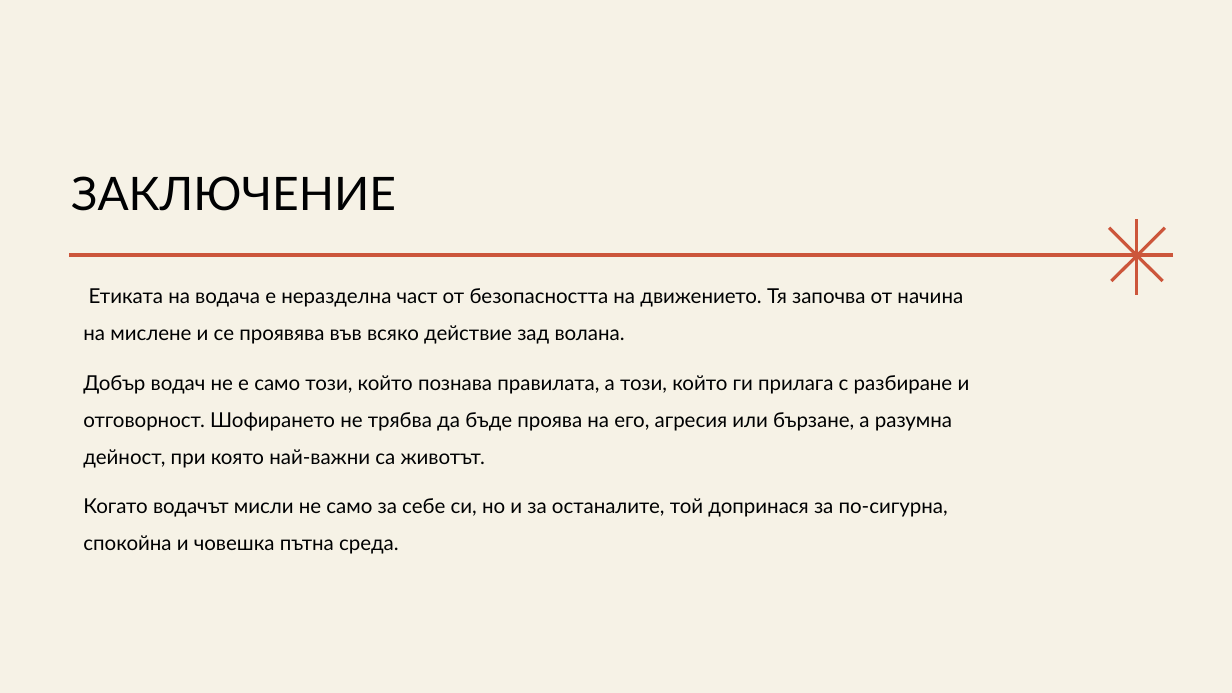
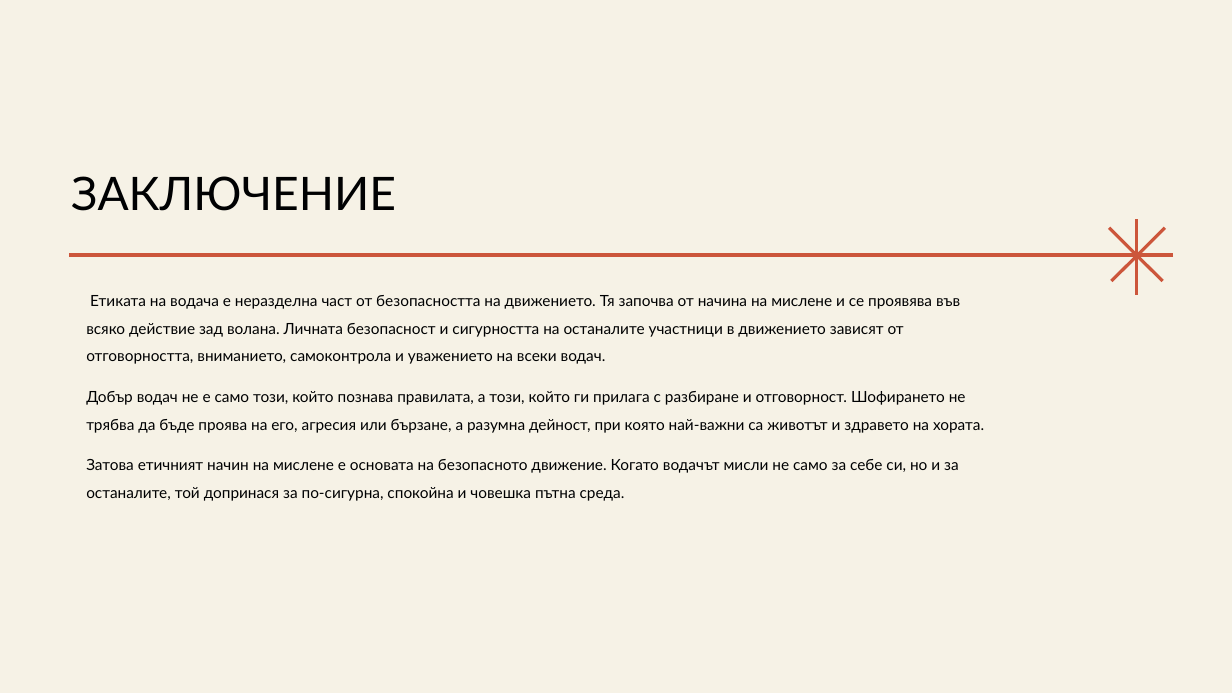
Before and after one commit to Mufonstars79/library753, a slide deck: slide 9 of files/pedagogika/Етика на водача Презентация.odp. Drawn at 1232x693 pixels with LibreOffice and Linux fonts; fonts in the diff are those of the drawing. Boxes give left, top, right and bottom in pixels: in the first picture for what was removed or moved away, otherwise in the second. Text is boxed around its words. In the diff, an @@ line names an element or a change of style, - is before the commit and + after.

Commit message:
Sync: Етика на водача Презентация.odp

```diff
--- a/files/pedagogika/Етика на водача Презентация.odp
+++ b/files/pedagogika/Етика на водача Презентация.odp
@@ text at box(86, 295, 984, 501): text changed; size 16 to 12 pt @@
-Етиката на водача е неразделна част от безопасността на движението. Тя започва от начина на мислене и се проявява във всяко действие зад волана.
-Добър водач не е само този, който познава правилата, а този, който ги прилага с разбиране и отговорност. Шофирането не трябва да бъде проява на его, агресия или бързане, а разумна дейност, при която най-важни са животът.
-Когато водачът мисли не само за себе си, но и за останалите, той допринася за по-сигурна, спокойна и човешка пътна среда.
+Етиката на водача е неразделна част от безопасността на движението. Тя започва от начина на мислене и се проявява във всяко действие зад волана. Личната безопасност и сигурността на останалите участници в движението зависят от отговорността, вниманието, самоконтрола и уважението на всеки водач.
+Добър водач не е само този, който познава правилата, а този, който ги прилага с разбиране и отговорност. Шофирането не трябва да бъде проява на его, агресия или бързане, а разумна дейност, при която най-важни са животът и здравето на хората.
+Затова етичният начин на мислене е основата на безопасното движение. Когато водачът мисли не само за себе си, но и за останалите, той допринася за по-сигурна, спокойна и човешка пътна среда.
```
Also in this commit, not shown: 7 other slides changed.
